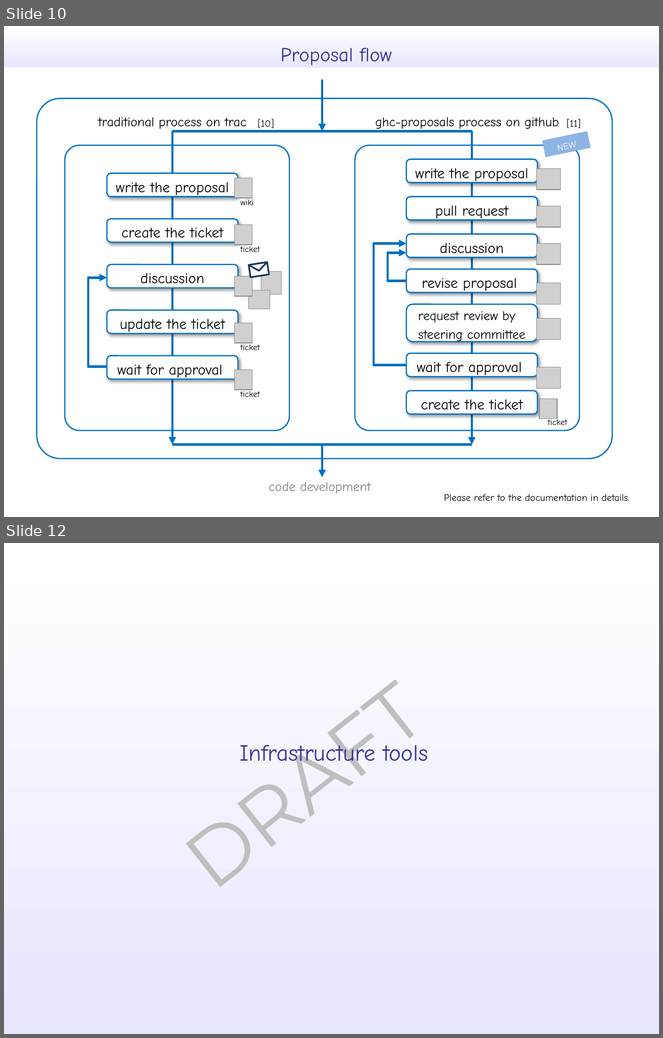
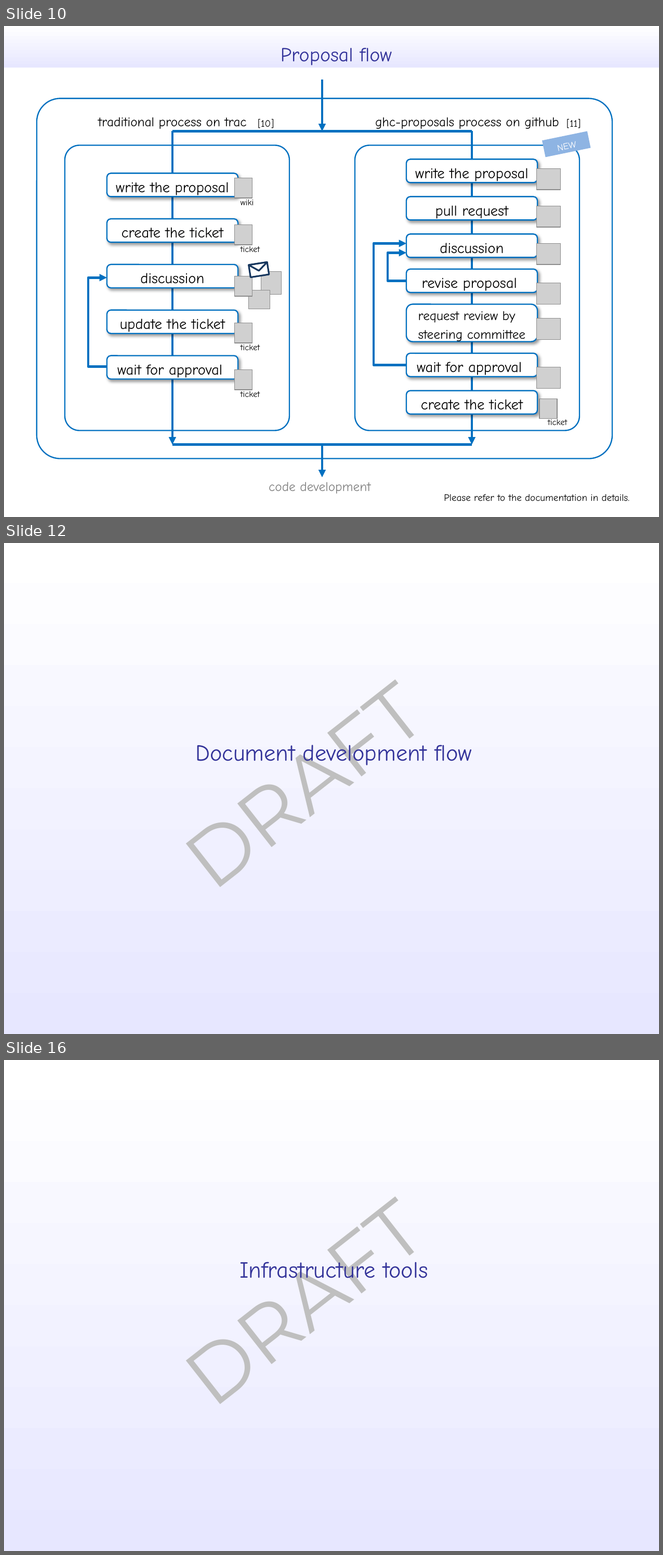
Before and after one commit to takenobu-hs/ghc-development-flow, a slide deck: src/ghc_development_flow.pptx. Shown one above the other, each under a label of ours: slides 10 and 12 before the commit, slides 10, 12 and 16 after it; the slides between them are not shown. The pictures are 663x1038 and 663x1555 pixels, drawn with LibreOffice and Linux fonts; fonts in the diff are those of the drawing; grey boxes stand for pictures. Boxes give left, top, right and bottom in pixels: in the first picture for what was removed or moved away, otherwise in the second. Text is boxed around its words. In the diff, an @@ line names an element or a change of style, - is before the commit and + after.

```diff
--- a/src/ghc_development_flow.pptx
+++ b/src/ghc_development_flow.pptx
@@ slide 12 added at bbox=[4, 543, 659, 1034], background #FFFFFF; not listed: 2 template elements that a slide beside it also shows @@
@@ text added at bbox=[196, 741, 472, 768], 28 pt, text #333399 @@
+Document development flow
@@ what was slide 12 is now slide 16 @@
```
Also in this commit, not shown: 9 slides changed, 5 other slides added, 1 other file.
